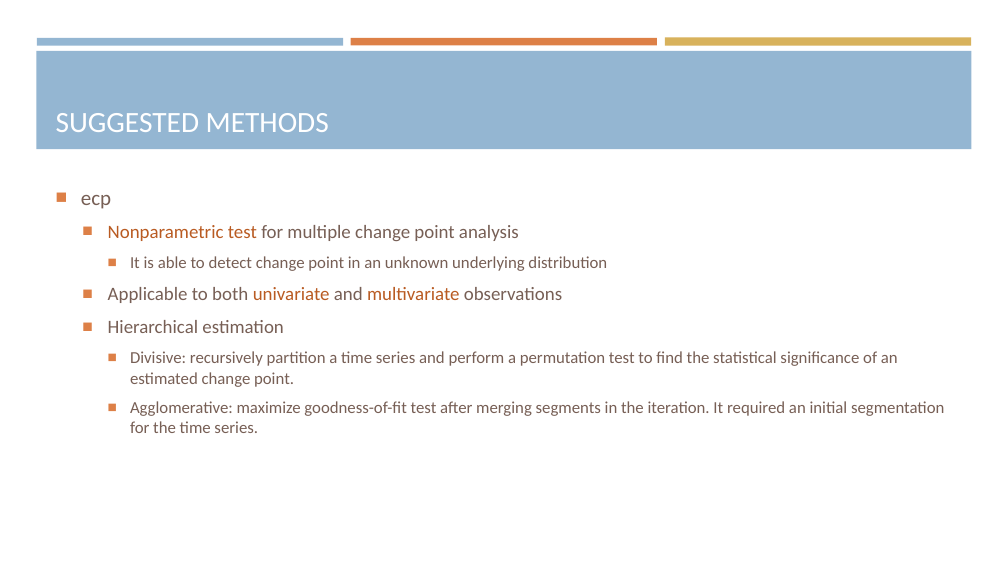
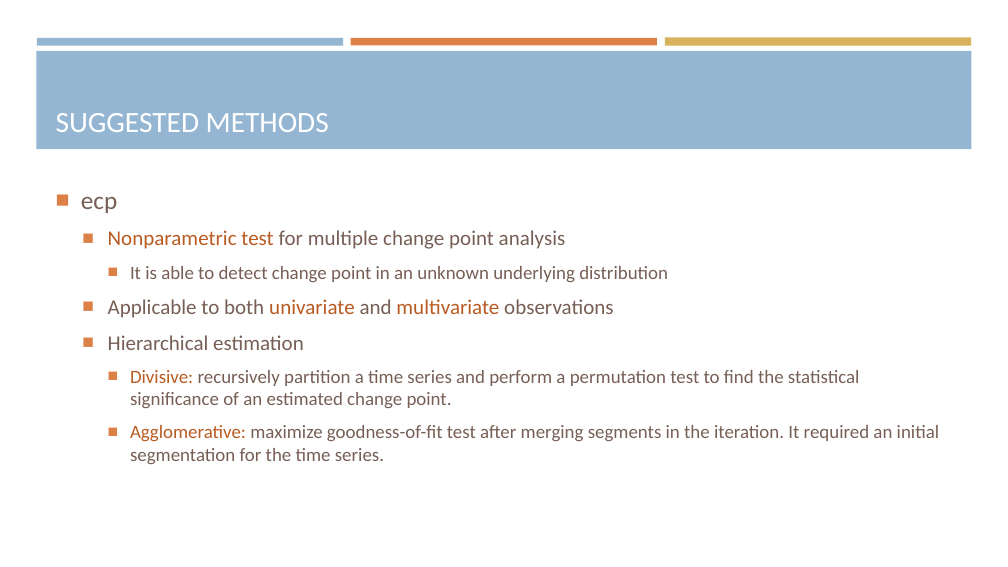
Before and after one commit to araea382/MT, a slide deck: slide 6 of Presentation/1-Proposal seminar.pptx. Drawn at 1008x567 pixels with LibreOffice and Linux fonts; fonts in the diff are those of the drawing. Boxes give left, top, right and bottom in pixels: in the first picture for what was removed or moved away, otherwise in the second. Text is boxed around its words. In the diff, an @@ line names an element or a change of style, - is before the commit and + after.

```diff
--- a/Presentation/1-Proposal seminar.pptx
+++ b/Presentation/1-Proposal seminar.pptx
@@ text "ecp" at [81,197,939,464]: size 20 to 24 pt in "ecp"; size 18 to 20 pt in "Nonparametric test for multiple change point analysis", "Applicable to both univariate and multivariate observations", "Hierarchical estimation"; size 16 to 18 pt in "It is able to detect change point ...", "Divisive: recursively partition a time series and ...", "Agglomerative: maximize goodness-of-fit test after merging s ..."; text colour #775F55 to #B95B22 in "Divisive:", "Agglomerative:" @@
```
Also in this commit, not shown: 6 other slides changed, 12 other files.
